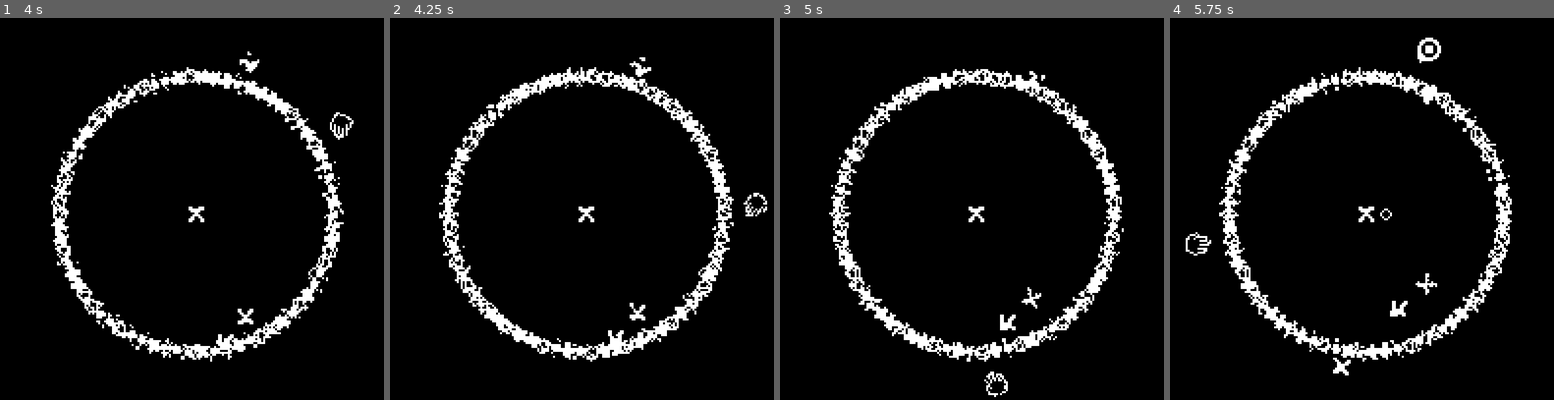
Above: before the commit, frames 1-4 (left to right).
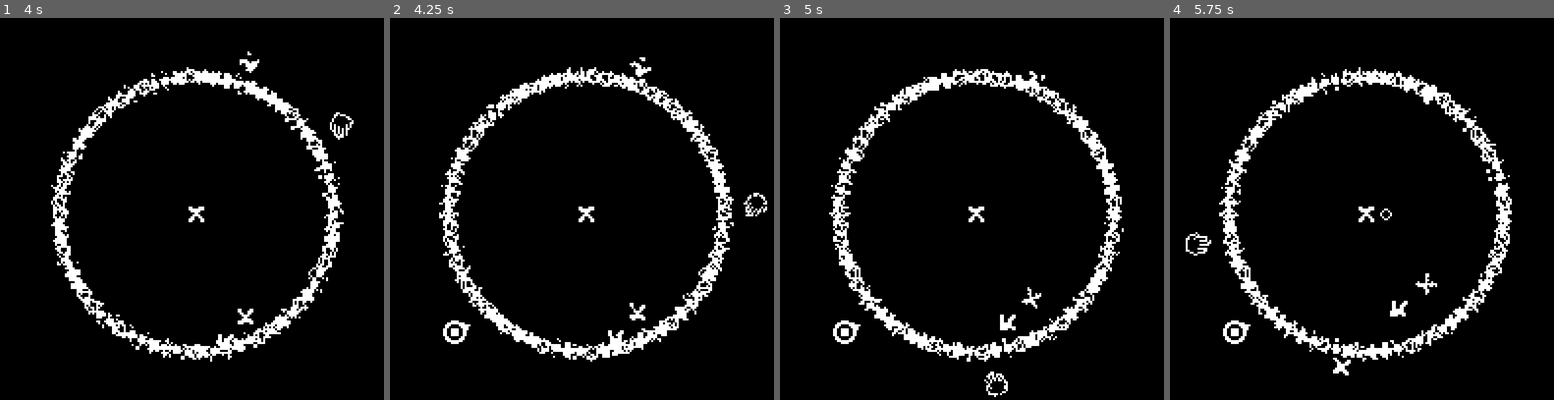
Above: after the commit, the same moments.

Repository: leogeier/amalgamage
Game: Godot game, scene res://scenes/Arena/Arena.tscn
The game is run twice, just before and just after one commit, with the same random seed, the same clock (stepped at 60 frames per second) and the same inputs. Sound files missing from this copy of the repository are replaced by a short silence.
Inputs (mouse positions are in pixels of both pictures, inside the frame that each line leads up to):
- Up to frame 1 (4 s): move the mouse to (284, 193) at 0.52 s; hold Right (ui_right) 0.53-1.28 s; tap Space (shoot) every 0.75 s from 0.6 to 3.6 s; move the mouse to (119, 235) at 1.27 s; hold Left (ui_left) 1.28-2.03 s; move the mouse to (234, 128) at 2.02 s; hold Right (ui_right) 2.03-3.53 s; move the mouse to (176, 293) at 2.77 s; move the mouse to (314, 273) at 3.52 s; hold Left (ui_left) from 3.53 s (still down)
- Up to frame 2 (4.25 s): keep holding Left (ui_left)
- Up to frame 3 (5 s): keep holding Left (ui_left); move the mouse to (856, 155) at 4.27 s; tap Space (shoot) at 4.35 s
- Up to frame 4 (5.75 s): keep holding Left (ui_left); move the mouse to (1385, 212) at 5.02 s; tap Space (shoot) at 5.1 s

Frame 1 is identical in both runs. In frame 2, 0.2% of the frame differs, in the area x 13-21%, y 79-86%; in frame 3, 0.2%; in frame 4, 0.4%, in the area x 13-71%, y 5-86%.

Commit message:
add multiple spawn controllers over time

Diff:
--- a/ld-46/scenes/Arena/Arena.gd
+++ b/ld-46/scenes/Arena/Arena.gd
@@ -3,9 +3,12 @@
 
 export(float) var block_velocity = 10
 export(float) var shake_strength = 1
+export(int) var max_spawn_controllers = 3
 
 var screenshake_start
 var screenshake_duration = 0
+
+var spawn_controller_count = 0
 
 const block = preload("res://scenes/Block/Block.tscn")
 
@@ -22,6 +25,15 @@
 	new_block.direction = dir
 	new_block.velocity = block_velocity
 
+func add_spawn_controller():
+	var new_controller = $ProtoSpawnController.duplicate()
+	new_controller.active = true
+	add_child(new_controller)
+
+	spawn_controller_count += 1
+	if spawn_controller_count >= max_spawn_controllers:
+		$SpawnControllerTimer.stop()
+
 func _process(delta):
 	if screenshake_start != null:
 		if screenshake_start + screenshake_duration < OS.get_ticks_msec():
@@ -34,3 +46,6 @@
 func _ready():
 	Score.reset_score()
 	randomize()
+
+	add_spawn_controller()
+	$SpawnControllerTimer.connect("timeout", self, "add_spawn_controller")
--- a/ld-46/scenes/Arena/Arena.tscn
+++ b/ld-46/scenes/Arena/Arena.tscn
@@ -27,7 +27,10 @@
 
 [node name="Cursor" parent="." instance=ExtResource( 4 )]
 
-[node name="SpawnController" parent="." instance=ExtResource( 6 )]
+[node name="ProtoSpawnController" parent="." instance=ExtResource( 6 )]
 position = Vector2( 100, 100 )
+active = false
 
 [node name="SpawnControllerTimer" type="Timer" parent="."]
+wait_time = 30.0
+autostart = true
--- a/ld-46/scenes/EnemySpawner/EnemySpawner.gd
+++ b/ld-46/scenes/EnemySpawner/EnemySpawner.gd
@@ -14,7 +14,6 @@
 func start_spawn(new_kind, new_dir, new_warn_dur = 4000, angle_var = .4):
 	dir = new_dir.rotated(rand_range(-angle_var, angle_var))
 	$Arrow.look_at(global_position + dir * 5)
-	print(dir)
 	spawn_start = OS.get_ticks_msec()
 	warn_duration = new_warn_dur
 	kind = new_kind
--- a/ld-46/scenes/SpawnController/SpawnController.gd
+++ b/ld-46/scenes/SpawnController/SpawnController.gd
@@ -5,7 +5,7 @@
 export(float) var min_delay = 4.5
 export(float) var delay_variation = 0.8
 export(float) var delay_reduction = 0.5
-export(bool) var active = true
+export(bool) var active = true setget set_active
 export(float) var radius = 90.0
 export(String) var kind = "block"
 
@@ -13,6 +13,10 @@
 
 const enemy_spawner = preload("res://scenes/EnemySpawner/EnemySpawner.tscn")
 
+
+func set_active(new_val):
+	active = new_val
+	$SpawnTimer.paused = !new_val
 
 func handle_spawn_timer():
 	new_spawn()
